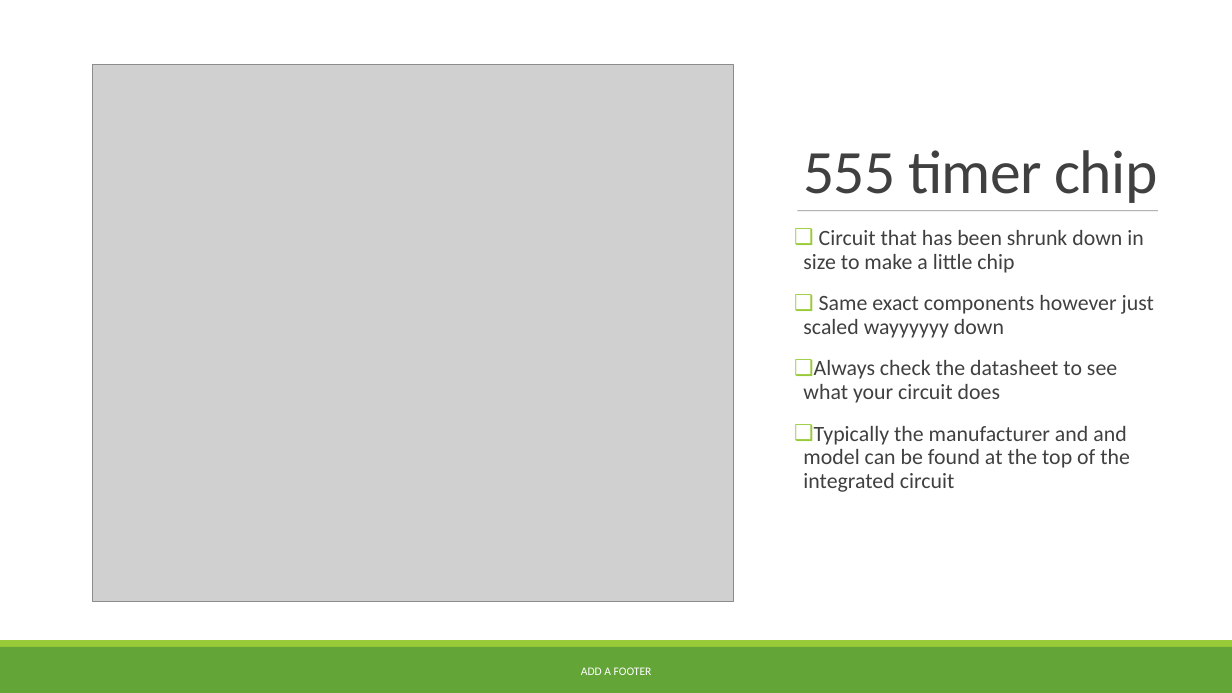
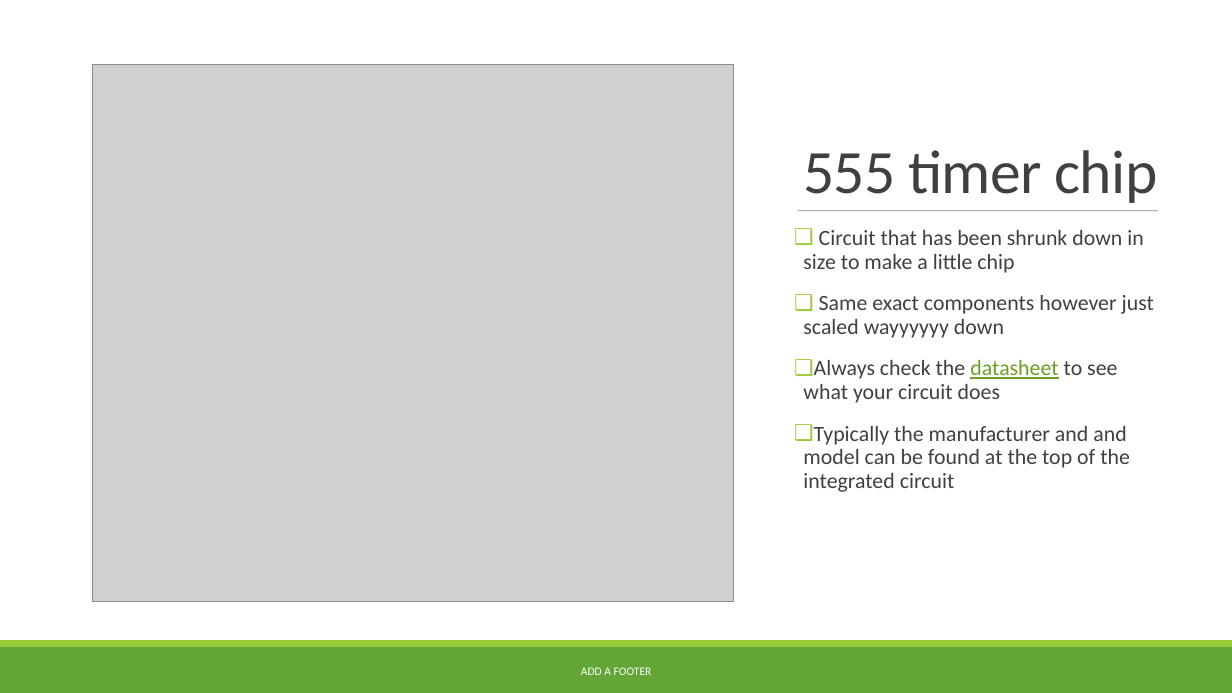
Before and after one commit to nickvertucci/Technology-Education-Curriculum, a slide deck: slide 5 of High School/Modern Electricity and Electronics/Unit 8 - Schematic builds/Section 3 - Beat metronome/Assets/U8S3 - Metronome.pptx. Drawn at 1232x693 pixels with LibreOffice and Linux fonts; fonts in the diff are those of the drawing; grey boxes stand for pictures. Boxes give left, top, right and bottom in pixels: in the first picture for what was removed or moved away, otherwise in the second. Text is boxed around its words. In the diff, an @@ line names an element or a change of style, - is before the commit and + after.

Commit message:
updated datasheet link

```diff
--- a/High School/Modern Electricity and Electronics/Unit 8 - Schematic builds/Section 3 - Beat metronome/Assets/U8S3 - Metronome.pptx
+++ b/High School/Modern Electricity and Electronics/Unit 8 - Schematic builds/Section 3 - Beat metronome/Assets/U8S3 - Metronome.pptx
@@ text at box(803, 360, 1117, 403): text colour #404040 to #6B9F25, underline on in "datasheet" @@
```
Also in this commit, not shown: 1 other file.
